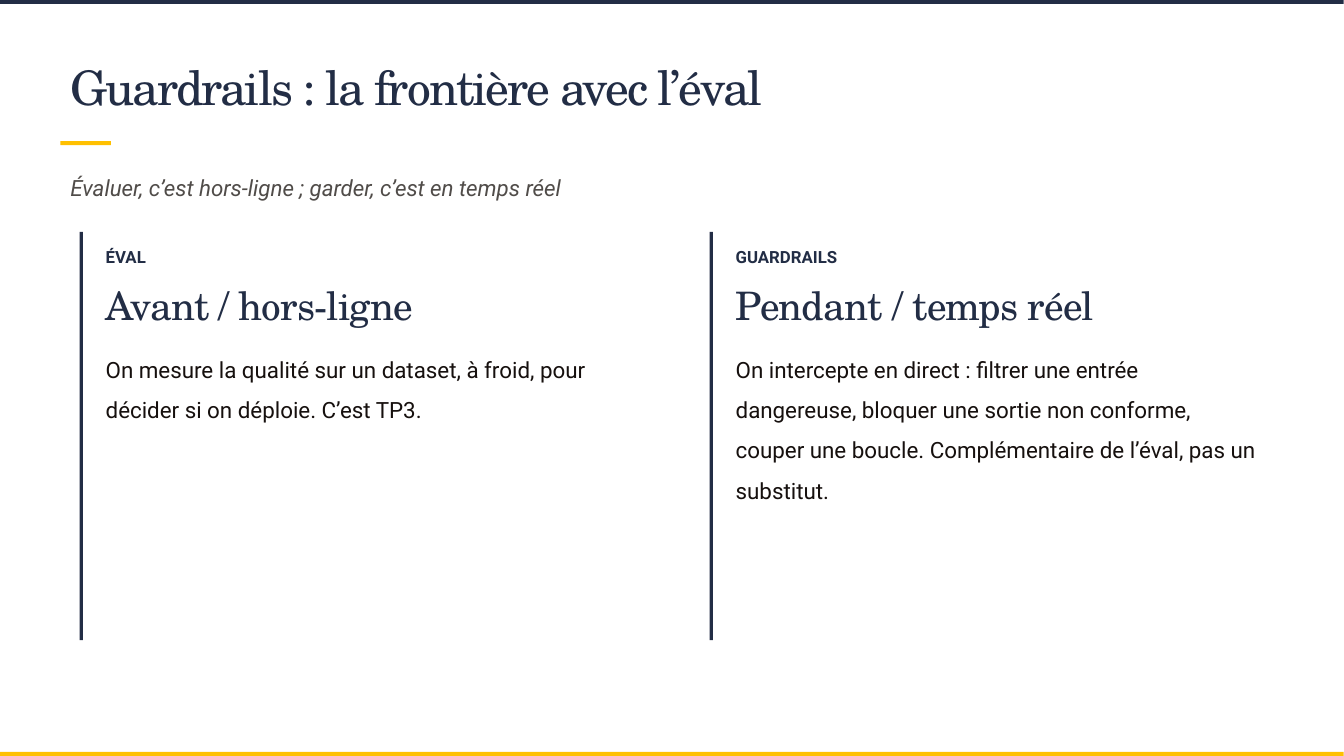
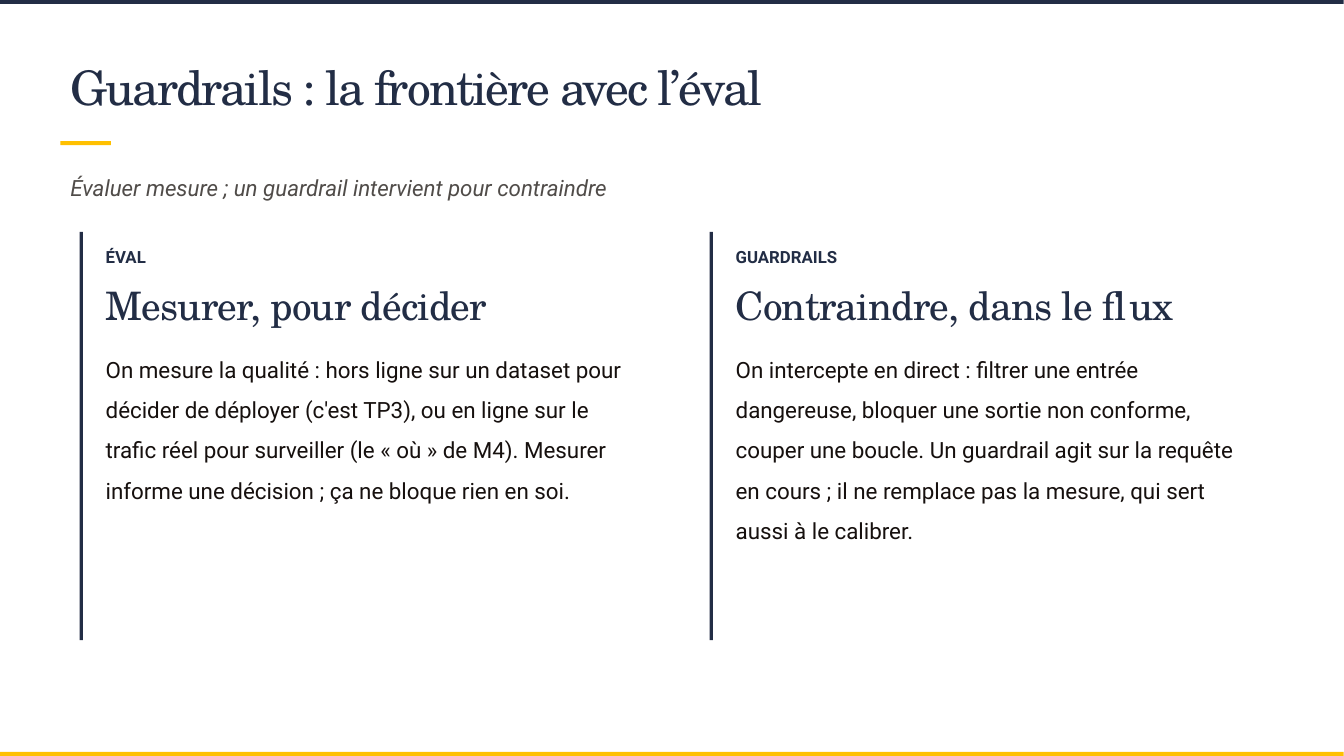
Before and after one commit to SCIAM-FR/formation-ia, a slide deck: slide 46 of slides/Support_formation_SCIAM.pptx (slide 42 before the commit). Drawn at 1344x756 pixels with LibreOffice and Linux fonts; fonts in the diff are those of the drawing; background and template pictures are left out. Boxes give left, top, right and bottom in pixels: in the first picture for what was removed or moved away, otherwise in the second. Text is boxed around its words. In the diff, an @@ line names an element or a change of style, - is before the commit and + after.

```diff
--- a/slides/Support_formation_SCIAM.pptx
+++ b/slides/Support_formation_SCIAM.pptx
@@ text at (x1=70, y1=176, x2=606, y2=201): text changed @@
-Évaluer, c’est hors-ligne ; garder, c’est en temps réel
+Évaluer mesure ; un guardrail intervient pour contraindre
@@ text at (x1=106, y1=291, x2=487, y2=328): text changed @@
-Avant / hors-ligne
+Mesurer, pour décider
@@ text at (x1=736, y1=291, x2=1173, y2=327): text changed @@
-Pendant / temps réel
+Contraindre, dans le flux
@@ text at (x1=106, y1=361, x2=621, y2=504): text changed @@
-On mesure la qualité sur un dataset, à froid, pour décider si on déploie. C’est TP3.
+On mesure la qualité : hors ligne sur un dataset pour décider de déployer (c'est TP3), ou en ligne sur le trafic réel pour surveiller (le « où » de M4). Mesurer informe une décision ; ça ne bloque rien en soi.
@@ text at (x1=736, y1=361, x2=1233, y2=540): text changed @@
-On intercepte en direct : filtrer une entrée dangereuse, bloquer une sortie non conforme, couper une boucle. Complémentaire de l’éval, pas un substitut.
+On intercepte en direct : filtrer une entrée dangereuse, bloquer une sortie non conforme, couper une boucle. Un guardrail agit sur la requête en cours ; il ne remplace pas la mesure, qui sert aussi à le calibrer.
```
Also in this commit, not shown: 13 other slides changed, 6 slides added, 23 other files.
